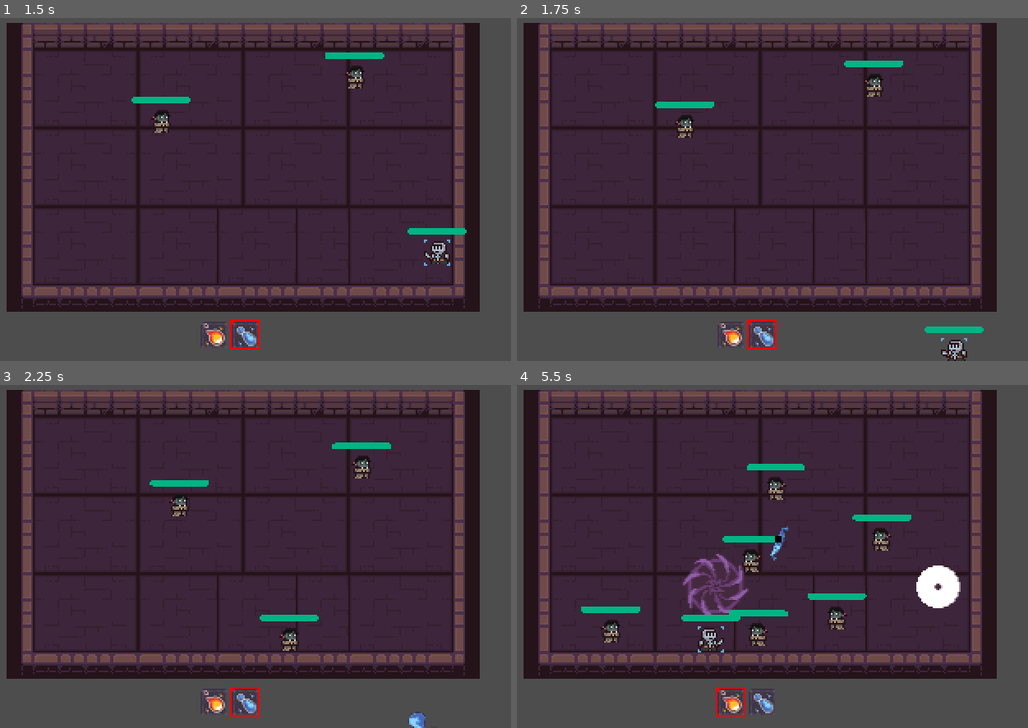
Above: before the commit, frames 1-4 (two rows, left to right).
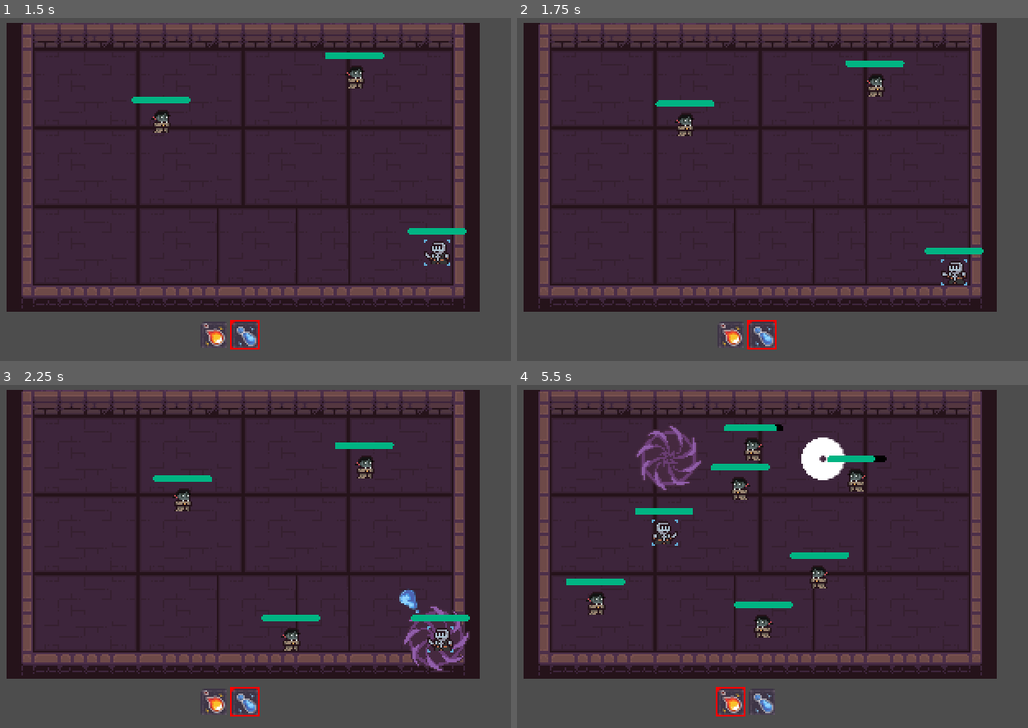
Above: after the commit, the same moments.

Repository: always-hehe-devs/top-down-game
Game: Godot game, scene res://World.tscn
Two runs of this game, one before a commit and one after it. Both use one fixed random seed, a clock stepped at 60 frames per second and the inputs below.
Inputs (mouse positions are in pixels of both pictures, inside the frame that each line leads up to):
- Up to frame 1 (1.5 s): tap Enter at 0.5 s; move the mouse to (362, 144) at 0.52 s; hold Right (ui_right) 0.53-1.28 s; tap Q (attack_1) at 0.6 s; tap Space (ui_select) at 0.77 s; move the mouse to (143, 182) at 1.27 s; hold Down (ui_down) from 1.28 s (still down); tap E (attack_2) at 1.35 s
- Up to frame 2 (1.75 s): keep holding Down (ui_down); tap Space (ui_select) at 1.52 s
- Up to frame 3 (2.25 s): move the mouse to (301, 443) at 2.02 s; release Down (ui_down) at 2.03 s; press the mouse at (301, 443) at 2.03 s; hold Right (ui_right) from 2.03 s (still down)
- Up to frame 4 (5.5 s): move the mouse to (736, 611) at 2.77 s; release Right (ui_right) at 2.78 s; release the mouse at (736, 611) at 2.78 s; hold Up (ui_up) 2.78-3.53 s; tap Q (attack_1) at 2.85, 5.1 s; tap Space (ui_select) at 3.02, 3.77, 4.52 s; move the mouse to (920, 590) at 3.52 s; hold Left (ui_left) 3.53-5.03 s; tap E (attack_2) at 3.6 s; move the mouse to (608, 470) at 4.27 s; click (608, 470) at 4.35 s; move the mouse to (792, 532) at 5.02 s; hold Down (ui_down) from 5.03 s (still down)

Frame 1 is identical in both runs. In frame 2, 1.2% of the frame differs, in the area x 27-92%, y 12-100%; in frame 3, 2.4%; in frame 4, 8.7%, in the area x 9-87%, y 11-78%.

Commit message:
Created separate collision layers

Diff:
--- a/Fireball.tscn
+++ b/Fireball.tscn
@@ -72,8 +72,8 @@
 animation = &"Explode"
 
 [node name="HitBox" type="Area2D" parent="."]
-collision_layer = 2
-collision_mask = 2
+collision_layer = 8
+collision_mask = 8
 script = ExtResource("12_lxf0n")
 
 [node name="CollisionShape2D" type="CollisionShape2D" parent="HitBox"]
@@ -81,6 +81,8 @@
 shape = SubResource("CircleShape2D_u828v")
 
 [node name="ImpactDetector" type="Area2D" parent="."]
+collision_layer = 0
+collision_mask = 15
 
 [node name="CollisionShape2D" type="CollisionShape2D" parent="ImpactDetector"]
 position = Vector2(16, 1)
--- a/Player.gd
+++ b/Player.gd
@@ -6,7 +6,7 @@
 
 const FireballScene: PackedScene = preload("res://Fireball.tscn")
 const WaterballScene: PackedScene = preload("res://Waterball.tscn")
-@onready var collision = $CollisionShape2D
+
 @onready var hurtbox = $HurtBox
 
 var current_attack = "attack_1"
@@ -26,11 +26,11 @@
 
 	if is_dashing:
 		speed = dash_speed
-		collision.disabled = true
+		set_collision_mask_value(3,false)
 		hurtbox.set_disabled(true)
 	else:
 		speed = normal_speed
-		collision.disabled = false
+		set_collision_mask_value(3,true)
 		hurtbox.set_disabled(false)
 
 	if mouse_dir.x < 0:
--- a/Player.tscn
+++ b/Player.tscn
@@ -51,6 +51,8 @@
 
 [node name="Player" type="CharacterBody2D"]
 z_index = 1
+collision_layer = 2
+collision_mask = 7
 script = ExtResource("1_p347t")
 
 [node name="CollisionShape2D" type="CollisionShape2D" parent="."]
@@ -75,8 +77,8 @@
 show_percentage = false
 
 [node name="HurtBox" type="Area2D" parent="."]
-collision_layer = 2
-collision_mask = 2
+collision_layer = 8
+collision_mask = 8
 script = ExtResource("6_2vibx")
 
 [node name="CollisionShape2D" type="CollisionShape2D" parent="HurtBox"]
--- a/Portal.tscn
+++ b/Portal.tscn
@@ -63,8 +63,8 @@
 animation = &"Explode"
 
 [node name="HitBox" type="Area2D" parent="."]
-collision_layer = 2
-collision_mask = 2
+collision_layer = 8
+collision_mask = 8
 script = ExtResource("11_ryx6n")
 
 [node name="CollisionShape2D" type="CollisionShape2D" parent="HitBox"]
--- a/VampireMob.tscn
+++ b/VampireMob.tscn
@@ -51,6 +51,8 @@
 
 [node name="VampireMob" type="CharacterBody2D"]
 z_index = 1
+collision_layer = 4
+collision_mask = 7
 script = ExtResource("1_s5lm6")
 
 [node name="CollisionShape2D" type="CollisionShape2D" parent="."]
@@ -63,8 +65,8 @@
 frame_progress = 0.660208
 
 [node name="HurtBox" type="Area2D" parent="."]
-collision_layer = 2
-collision_mask = 2
+collision_layer = 8
+collision_mask = 8
 script = ExtResource("6_fqymn")
 
 [node name="CollisionShape2D" type="CollisionShape2D" parent="HurtBox"]
--- a/Waterball.tscn
+++ b/Waterball.tscn
@@ -73,8 +73,8 @@
 frame_progress = 1.0
 
 [node name="HitBox" type="Area2D" parent="."]
-collision_layer = 2
-collision_mask = 2
+collision_layer = 8
+collision_mask = 8
 script = ExtResource("12_drrq3")
 
 [node name="CollisionShape2D" type="CollisionShape2D" parent="HitBox"]
@@ -82,6 +82,8 @@
 shape = SubResource("CircleShape2D_u828v")
 
 [node name="ImpactDetector" type="Area2D" parent="."]
+collision_layer = 0
+collision_mask = 15
 
 [node name="CollisionShape2D" type="CollisionShape2D" parent="ImpactDetector"]
 position = Vector2(16, 1)
--- a/project.godot
+++ b/project.godot
@@ -75,7 +75,9 @@
 
 [layer_names]
 
-2d_physics/layer_2="Hurt_HitBoxes"
+2d_physics/layer_1="World"
+2d_physics/layer_2="Player"
+2d_physics/layer_4="Hurt_HitBoxes"
 
 [rendering]
 
